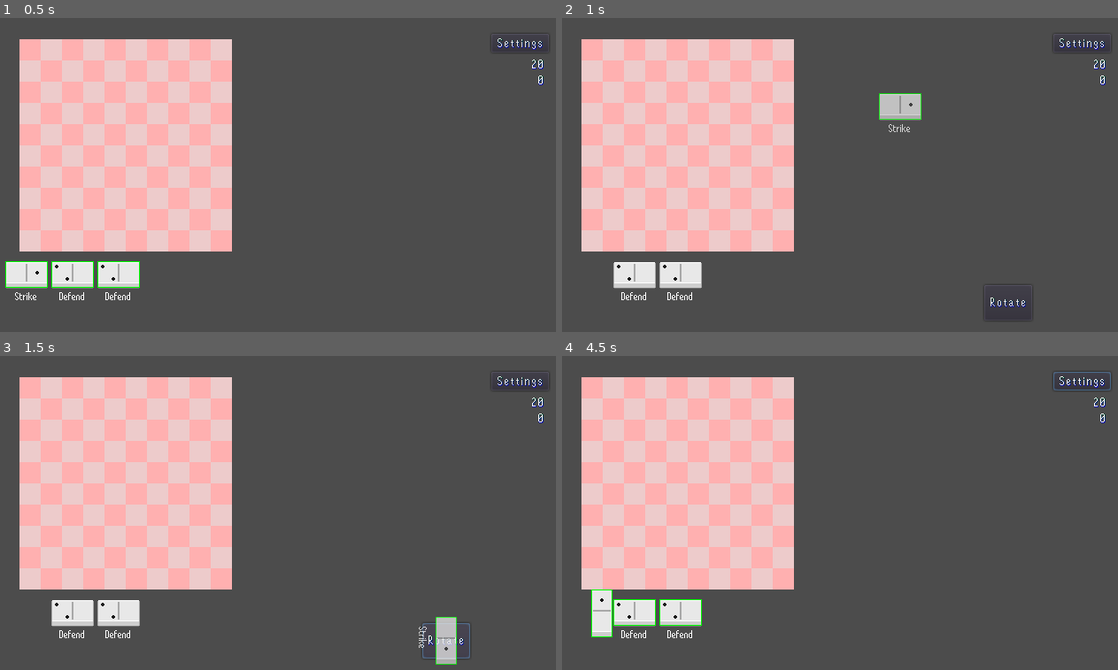
Above: before the commit, frames 1-4 (two rows, left to right).
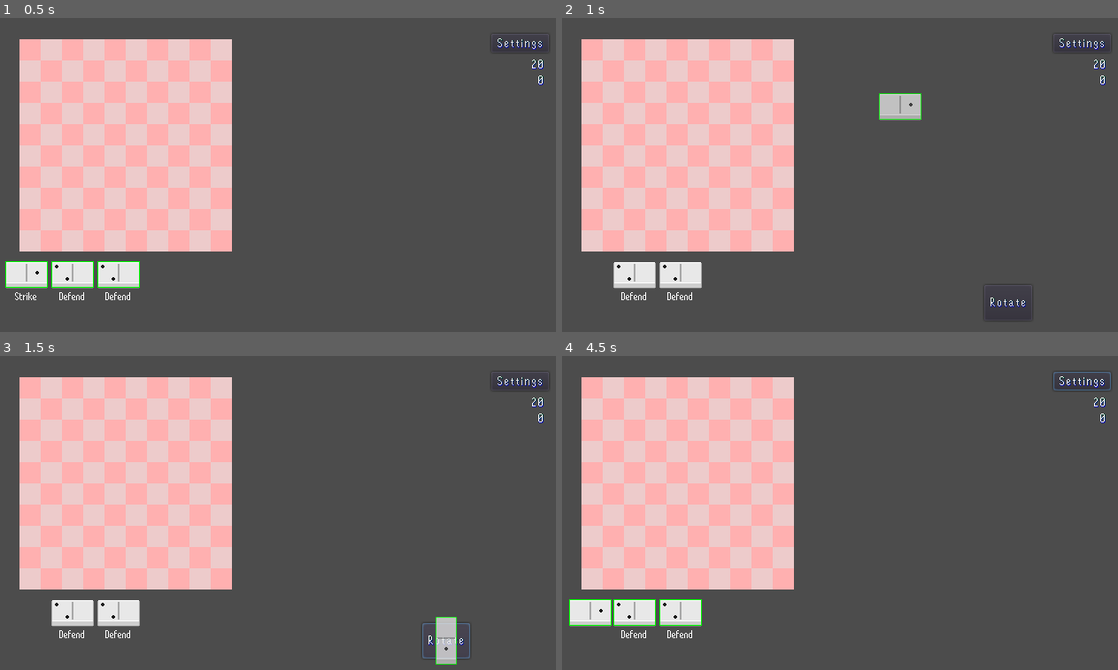
Above: after the commit, the same moments.

Repository: boomyville/Dominomino
Game: Godot game, scene res://scenes/game.tscn
Two runs of this game, one before a commit and one after it. Both use one fixed random seed, a clock stepped at 60 frames per second and the inputs below.
Inputs (mouse positions are in pixels of both pictures, inside the frame that each line leads up to):
- Up to frame 1 (0.5 s): no input
- Up to frame 2 (1 s): tap Enter at 0.5 s; drag from (589, 275) to (901, 105) at 0.52 s
- Up to frame 3 (1.5 s): click "Rotate" at 1.25 s
- Up to frame 4 (4.5 s): click "Rotate" at 2 s; click "Rotate" at 2.75 s; click "Settings" at 3.5 s; drag from (634, 613) to (1084, 377) at 4.27 s

Frame 1 is identical in both runs. In frame 2, less than 0.1% of the frame differs, in the area x 58-63%, y 33-37%; in frame 3, less than 0.1%; in frame 4, 0.7%, in the area x 1-10%, y 74-90%.

Commit message:
Fix Domino name rotating with domino (and making it disappear when domino is selected)

Diff:
--- a/scripts/domino.gd
+++ b/scripts/domino.gd
@@ -230,6 +230,7 @@
 	z_as_relative = false
 	z_index = 1000
 	set_process(true)
+	_set_label_visible(false)
 
 func stop_drag() -> void:
 	drag_state = DragState.IDLE
@@ -251,25 +252,36 @@
 		outline_sprite.material = null
 	input_pickable = false
 	z_as_relative = false
+	_set_label_visible(false)
 
 func return_to_hand(origin: Vector2) -> void:
 	drag_state = DragState.IDLE
 	z_index = 0
 	set_process(false)
-	print("return_to_hand | current pos: ", position, " | target local origin: Vector2.ZERO")
+	_set_label_visible(false)
+	rotation_step = 3
+	rotate_domino()
+
+	var distance = position.length()  # distance from Vector2.ZERO (home)
+	var duration = clamp(distance / 200.0, 0.05, Settings.domino_tween_duration)
+
 	var tween = Tween.new()
 	add_child(tween)
-	var result = tween.interpolate_property(
+	tween.interpolate_property(
 		self,
 		"position",
 		position,
 		Vector2.ZERO,
-		Settings.domino_tween_duration,
+		duration,
 		Tween.TRANS_CUBIC,
 		Tween.EASE_OUT
 	)
 	tween.start()
+	tween.connect("tween_all_completed", self, "_on_return_tween_completed")
 	tween.connect("tween_all_completed", tween, "queue_free")
+
+func _on_return_tween_completed() -> void:
+	_set_label_visible(true)
 
 func rotate_domino() -> void:
 	rotation_step = (rotation_step + 1) % 4
@@ -290,6 +302,9 @@
 			var o_size = outline_sprite.texture.get_size()
 			if _outline_mat: _outline_mat.set_shader_param("object_scale", o_size)
 			if _outline_mat2: _outline_mat2.set_shader_param("object_scale", o_size)
+	# Counter-rotate the label so it always reads upright
+	if domino_name_label:
+		domino_name_label.rect_rotation = -rotation_degrees
 
 	# 3. Handle bottom lip positioning and textures
 	lip_sprite.rotation_degrees = -rotation_degrees
@@ -301,18 +316,22 @@
 	match rotation_step:
 		0: # Horizontal Default
 			lip_sprite.position = Vector2(24, 11)
+			domino_name_label.rect_position = Vector2(-24, 20)
 			if outline_sprite:
 				outline_sprite.position = Vector2(-24, -8)
 		1: # 90 deg CW
 			lip_sprite.position = Vector2(52, -5)
+			domino_name_label.rect_position = Vector2(36, 24)
 			if outline_sprite:
 				outline_sprite.position = Vector2(-21, -10)
 		2: # 180 deg Flipped Horizontal
 			lip_sprite.position = Vector2(24, -21)
+			domino_name_label.rect_position = Vector2(24, -20)
 			if outline_sprite:
 				outline_sprite.position = Vector2(-24, -13)
 		3: # 270 deg CCW
 			lip_sprite.position = Vector2(-4, -5)
+			domino_name_label.rect_position = Vector2(-34, -24)
 			if outline_sprite:
 				outline_sprite.position = Vector2(-27, -10)
 
@@ -374,3 +393,7 @@
 		var mat = outline_sprite.material as ShaderMaterial
 		if mat:
 			mat.set_shader_param("is_active", selectable)
+
+func _set_label_visible(visible: bool) -> void:
+	if domino_name_label:
+		domino_name_label.visible = visible
